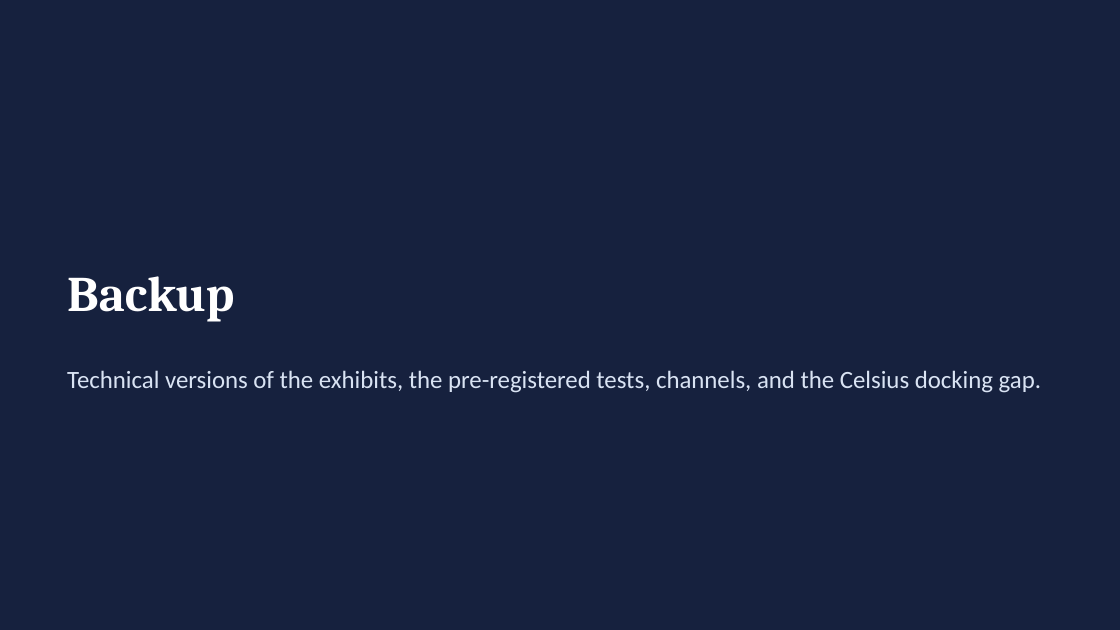
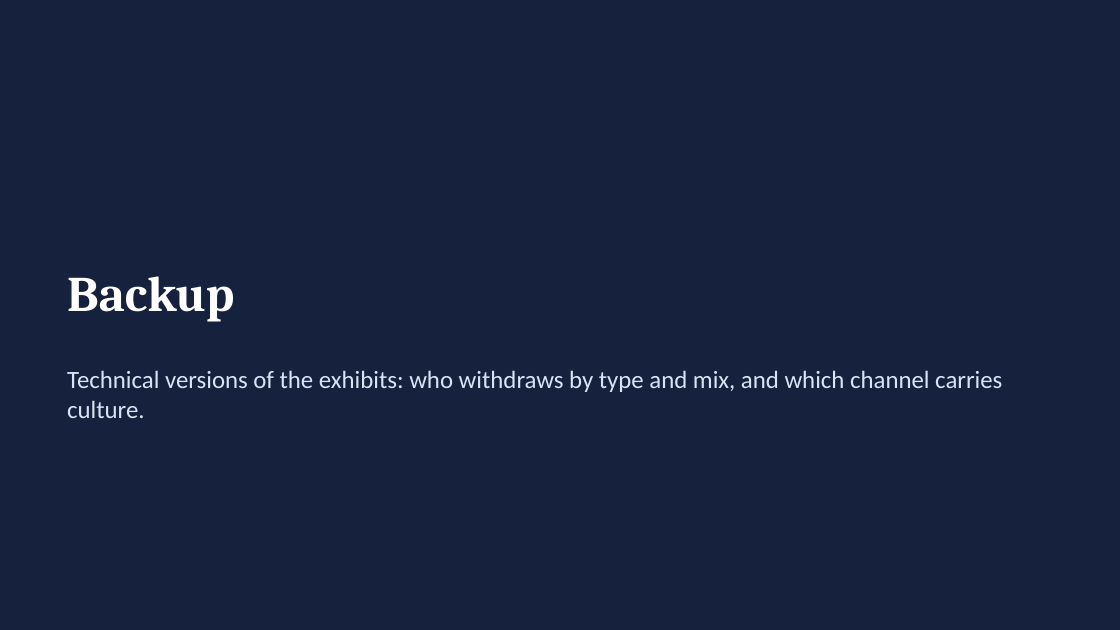
Before and after one commit to wlstover/BankRuns5, a slide deck: slide 15 of docs/deck_2026-10-26_seminar.pptx. Drawn at 1120x630 pixels with LibreOffice and Linux fonts; fonts in the diff are those of the drawing. Boxes give left, top, right and bottom in pixels: in the first picture for what was removed or moved away, otherwise in the second. Text is boxed around its words. In the diff, an @@ line names an element or a change of style, - is before the commit and + after.

```diff
--- a/docs/deck_2026-10-26_seminar.pptx
+++ b/docs/deck_2026-10-26_seminar.pptx
@@ text at <box>67,370,1002,418</box>: text changed @@
-Technical versions of the exhibits, the pre-registered tests, channels, and the Celsius docking gap.
+Technical versions of the exhibits: who withdraws by type and mix, and which channel carries culture.
```
Also in this commit, not shown: 3 slides removed, 2 other files.
